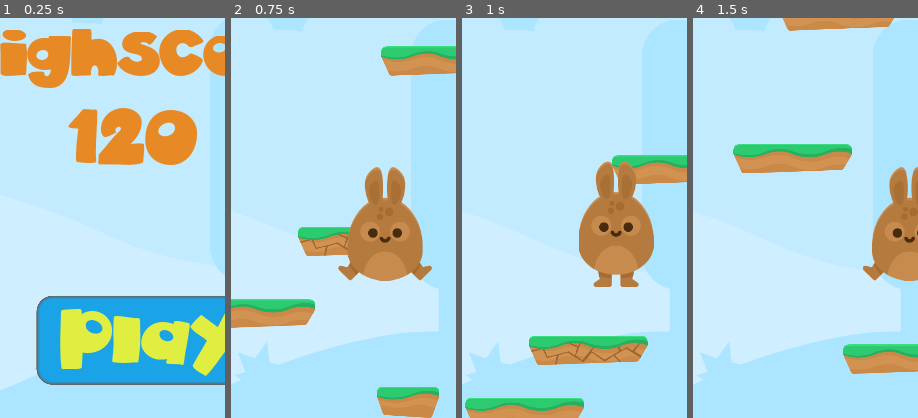
Above: before the commit, frames 1-4 (left to right).
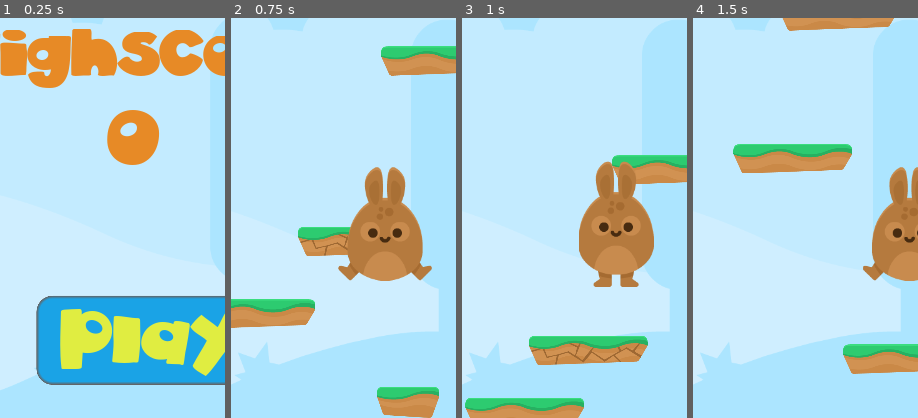
Above: after the commit, the same moments.

Repository: jagc/platformJump
Game: Godot game, scene res://scenes/menu.tscn
The game is run twice, just before and just after one commit, with the same random seed, the same clock (stepped at 60 frames per second) and the same inputs.
Inputs (mouse positions are % of the whole screen's width and height, from its top left):
- Up to frame 1 (0.25 s): no input
- Up to frame 2 (0.75 s): click "Play" at 0.5 s
- Up to frame 3 (1 s): no input
- Up to frame 4 (1.5 s): tap Enter (ui_accept) at 1.25 s; move the mouse to (72, 45) at 1.27 s; hold Right (ui_right) from 1.28 s (still down); click (72, 45) at 1.42 s
The pictures show only the part of the screen within x 20-70%, y 40-90%; the shares and areas given below are measured in that part.

The runs differ from the first frame. In frame 1, 4.7% of the frame differs, in the area x 30-88%, y 22-37%; in frame 2, nothing differs; in frame 3, nothing differs; in frame 4, nothing differs.

Commit message:
highscore is now saved in a file. Created playerData singleton

Diff:
--- a/project.godot
+++ b/project.godot
@@ -22,6 +22,7 @@
 [autoload]
 
 levelManager="*res://scripts/levelManager.gd"
+playerData="*res://scripts/playerData.gd"
 
 [display]
 
--- a/scripts/menu.gd
+++ b/scripts/menu.gd
@@ -1,4 +1,10 @@
 extends Node
+
+onready var highscore = $highScore
+
+func _ready():
+	var highscore_value = str(playerData.load_highscore())
+	highscore.bbcode_text = "[center]"+ highscore_value +"[/center]"
 
 func _on_Button_pressed():
 	_change_scene()
--- a/scripts/player.gd
+++ b/scripts/player.gd
@@ -68,6 +68,7 @@
 	animated_sprite.play("jump")
 
 func die():
+	playerData.save_highscore(score)
 	get_tree().reload_current_scene()
 
 func _increment_gravity(delta):
--- /dev/null
+++ b/scripts/playerData.gd
@@ -0,0 +1,26 @@
+extends Node
+
+const SAVE_FILE_PATH = "user://playerData.save"
+
+func save_highscore(score):
+	if load_highscore() > score:
+		return
+
+	var save_file = File.new()
+	save_file.open(SAVE_FILE_PATH, File.WRITE)
+	var data = {
+		highscore = score
+	}
+	save_file.store_line(to_json(data))
+	save_file.close()
+
+func load_highscore():
+	var save_file = File.new()
+	if !save_file.file_exists(SAVE_FILE_PATH):
+		return 0
+
+	var highscore
+
+	save_file.open(SAVE_FILE_PATH, File.READ)
+	var data = parse_json(save_file.get_line())
+	return data["highscore"]
